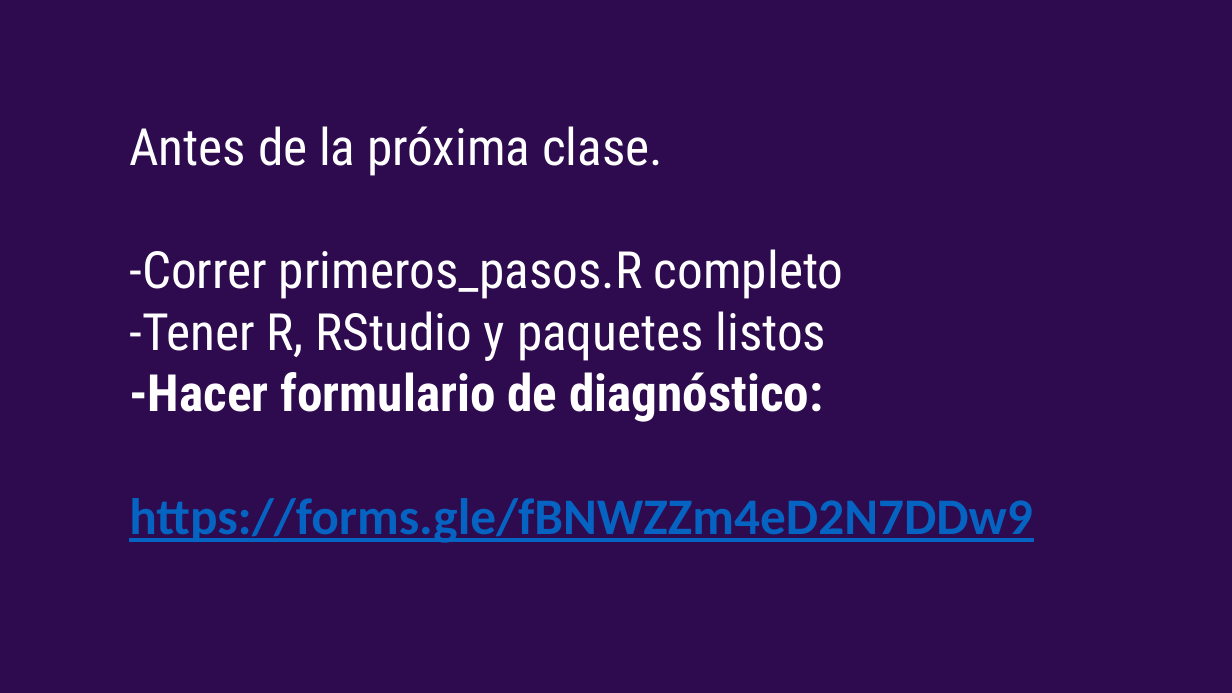
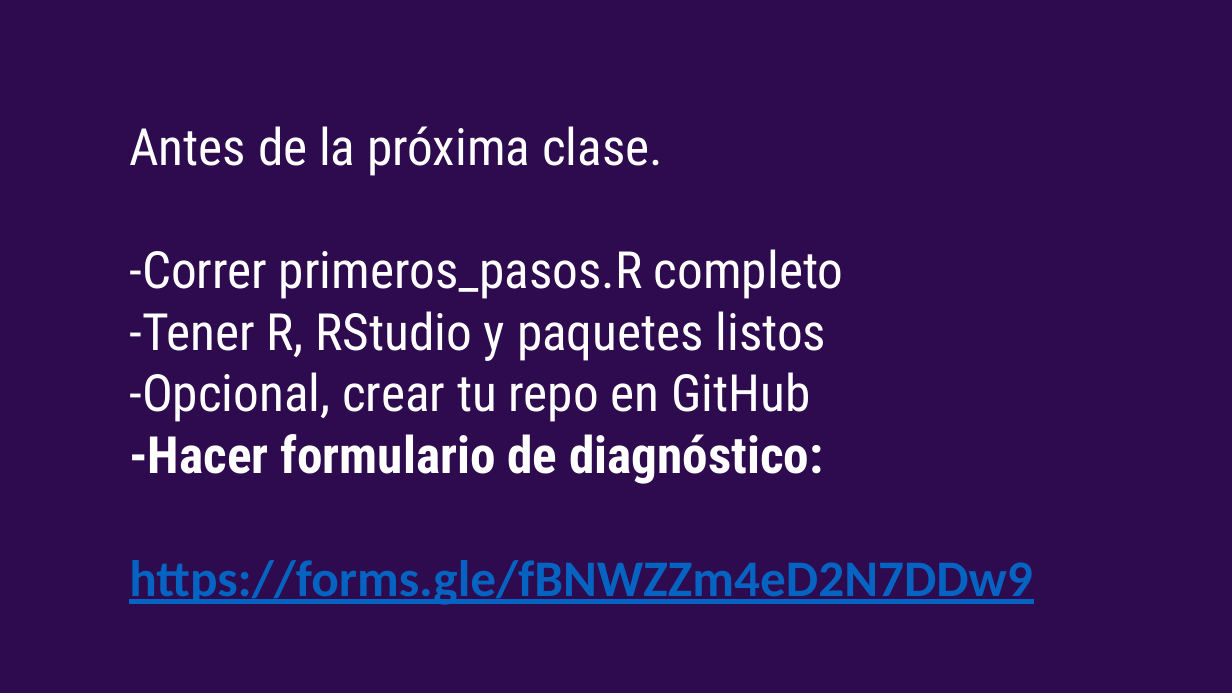
Before and after one commit to nahura99/visualizacion_datos_shiny, a slide deck: slide 22 of clase1/clase1.pptx (slide 19 before the commit). Drawn at 1232x693 pixels with LibreOffice and Linux fonts; fonts in the diff are those of the drawing. Boxes give left, top, right and bottom in pixels: in the first picture for what was removed or moved away, otherwise in the second. Text is boxed around its words. In the diff, an @@ line names an element or a change of style, - is before the commit and + after.

Commit message:
Sumar GitHub como desafío opcional y publicar en Posit Connect Cloud
- Clase 1 explica cómo trabajar en un proyecto de RStudio y suma dos láminas
  y una sección de primeros_pasos.R con GitHub como desafío opcional.
- Clase 7 publica en Posit Connect Cloud con rsconnect en lugar de
  shinyapps.io (deploy.R y láminas).
- Clase Extra y README actualizados a Posit Connect Cloud.

```diff
--- a/clase1/clase1.pptx
+++ b/clase1/clase1.pptx
@@ text at (x1=129, y1=372, x2=810, y2=422): paragraph added @@
+-Opcional, crear tu repo en GitHub
```
Also in this commit, not shown: 6 other slides changed, 3 slides added, 5 other files.
